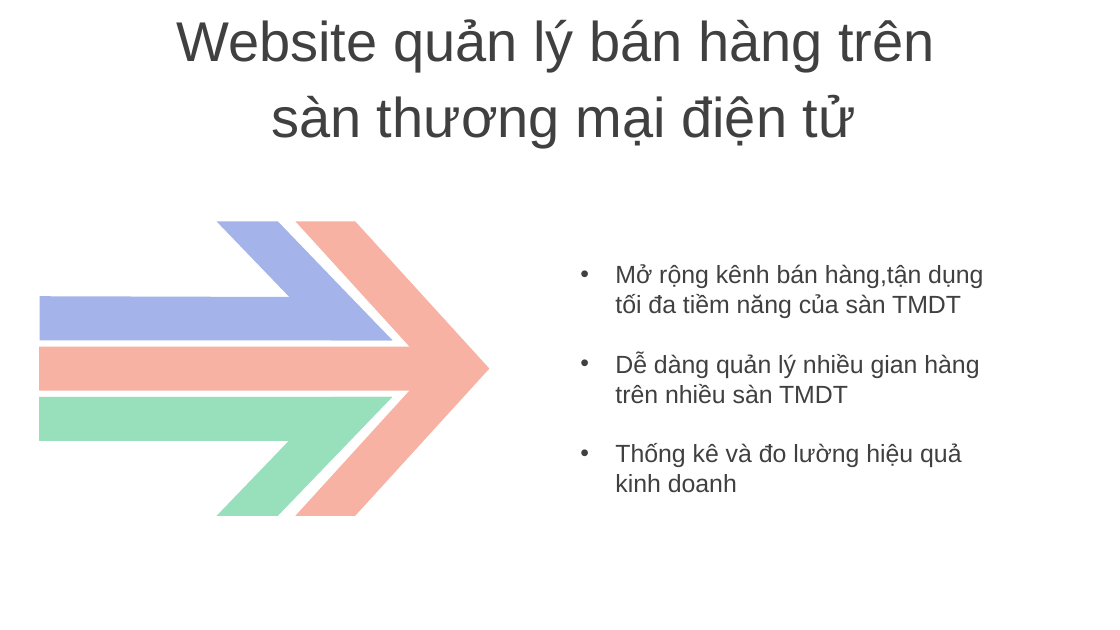
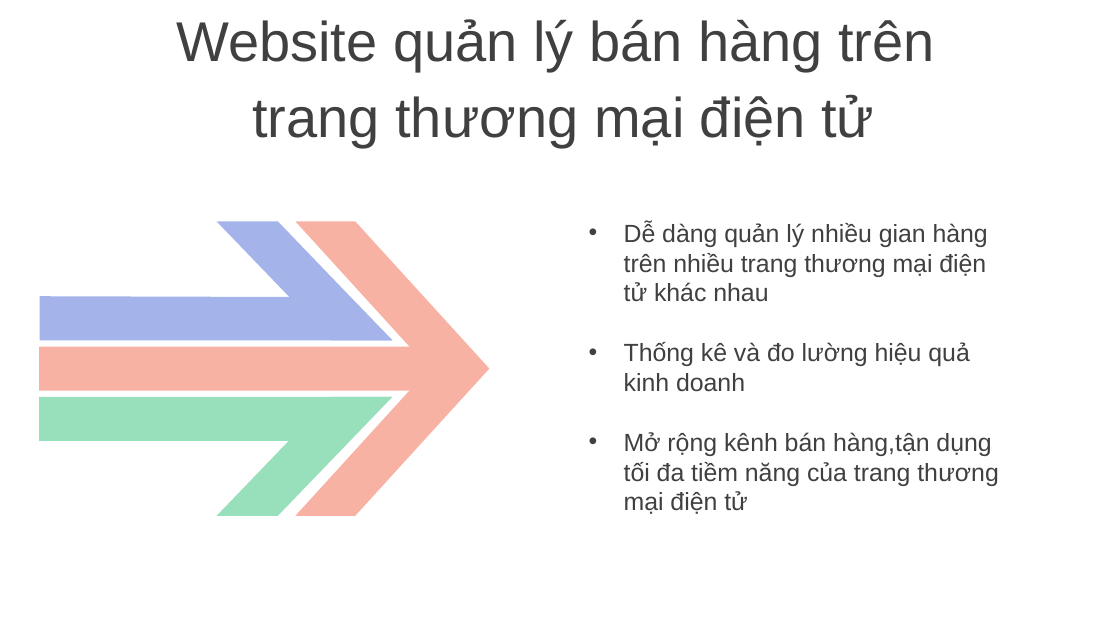
Before and after one commit to phamkhanhminhman/doan-laravel, a slide deck: slide 8 of Slide-Vietnamese.pptx. Drawn at 1120x630 pixels with LibreOffice and Linux fonts; fonts in the diff are those of the drawing; background and template pictures are left out. Boxes give left, top, right and bottom in pixels: in the first picture for what was removed or moved away, otherwise in the second. Text is boxed around its words. In the diff, an @@ line names an element or a change of style, - is before the commit and + after.

```diff
--- a/Slide-Vietnamese.pptx
+++ b/Slide-Vietnamese.pptx
@@ text at box(252, 94, 874, 147): text changed @@
-sàn thương mại điện tử
+trang thương mại điện tử
@@ text "Dễ dàng quản lý nhiều ...": place and size @@
-text "Dễ dàng quản lý nhiều ..." at box(615, 264, 983, 493)
+text "Dễ dàng quản lý nhiều ..." at box(624, 222, 999, 514)
@@ text at box(624, 222, 988, 302): text changed @@
-• Mở rộng kênh bán hàng,tận dụng tối đa tiềm năng của sàn TMDT
-• Dễ dàng quản lý nhiều gian hàng trên nhiều sàn TMDT
+• Dễ dàng quản lý nhiều gian hàng trên nhiều trang thương mại điện tử khác nhau
@@ text at box(624, 432, 999, 514): paragraph added @@
+• Mở rộng kênh bán hàng,tận dụng tối đa tiềm năng của trang thương mại điện tử
```
Also in this commit, not shown: 11 other slides changed, 3 slides added, 2 slides removed, 10 other files.
